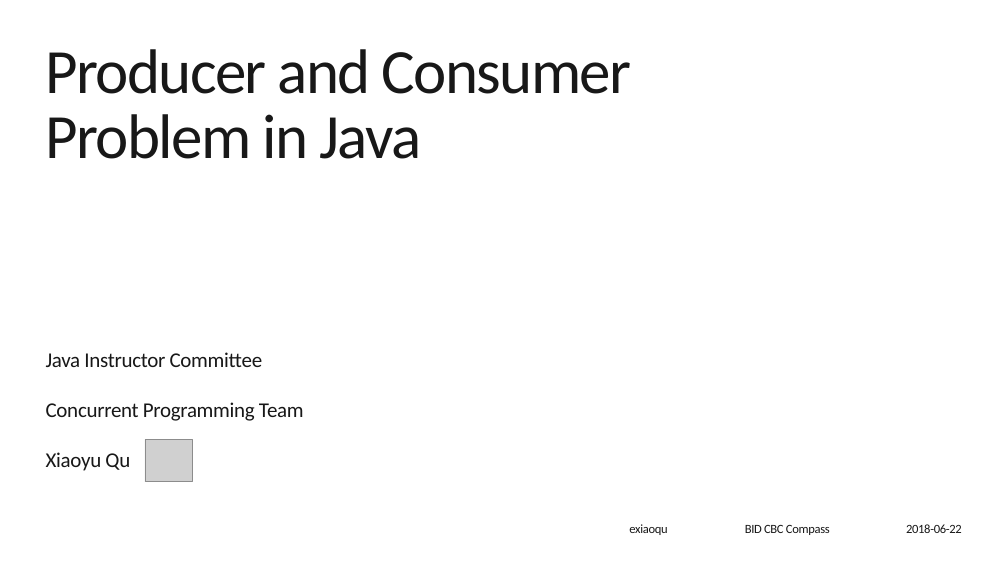
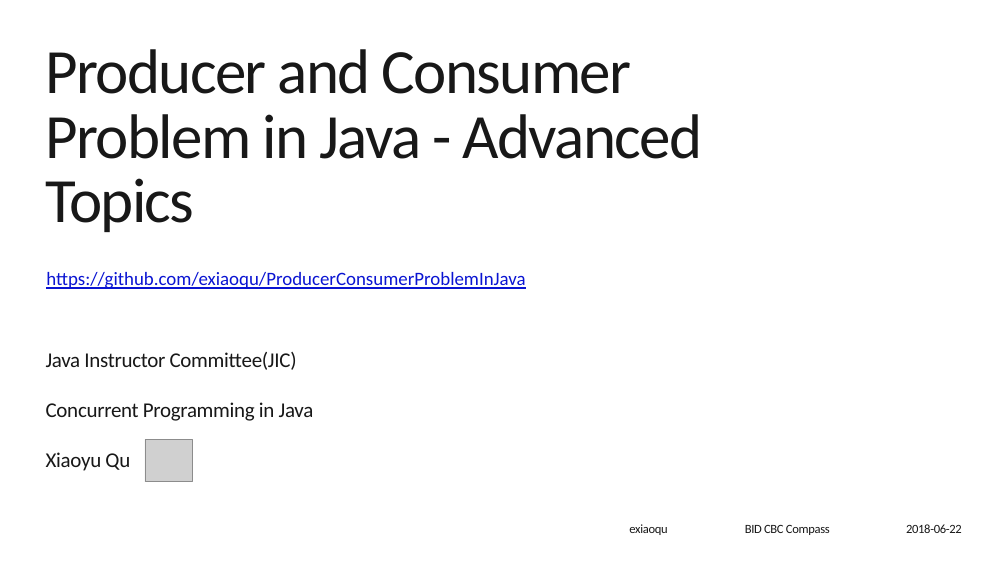
Before and after one commit to exiaoqu/ProducerConsumerProblemInJava, a slide deck: slide 1 of Producer and Consumer in Java - Advanced Topic.pptx. Drawn at 1008x567 pixels with LibreOffice and Linux fonts; fonts in the diff are those of the drawing; grey boxes stand for pictures; background and template pictures are left out. Boxes give left, top, right and bottom in pixels: in the first picture for what was removed or moved away, otherwise in the second. Text is boxed around its words. In the diff, an @@ line names an element or a change of style, - is before the commit and + after.

```diff
--- a/Producer and Consumer in Java - Advanced Topic.pptx
+++ b/Producer and Consumer in Java - Advanced Topic.pptx
@@ title at [46, 49, 702, 232]: text changed @@
-Producer and Consumer Problem in Java
+Producer and Consumer Problem in Java - Advanced Topics
@@ text added at [46, 272, 525, 289], 18 pt, text #0A14D2, underline @@
+https://github.com/exiaoqu/ProducerConsumerProblemInJava
@@ subtitle at [46, 352, 314, 421]: text changed @@
-Java Instructor Committee
-Concurrent Programming Team
+Java Instructor Committee(JIC)
+Concurrent Programming in Java
```
Also in this commit, not shown: 2 other slides changed, 1 slide removed, 1 other file.
